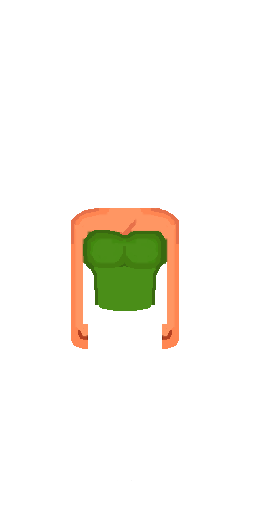
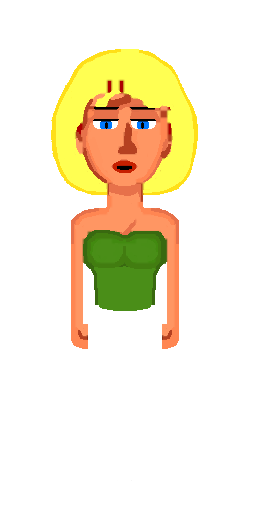
The second w=256, h=512 image is a revision of the first. Changes to its layers:
painted on "ArmsF" over [106,183,144,208]
showed "HeadF", painted on it over [51,49,198,208]
